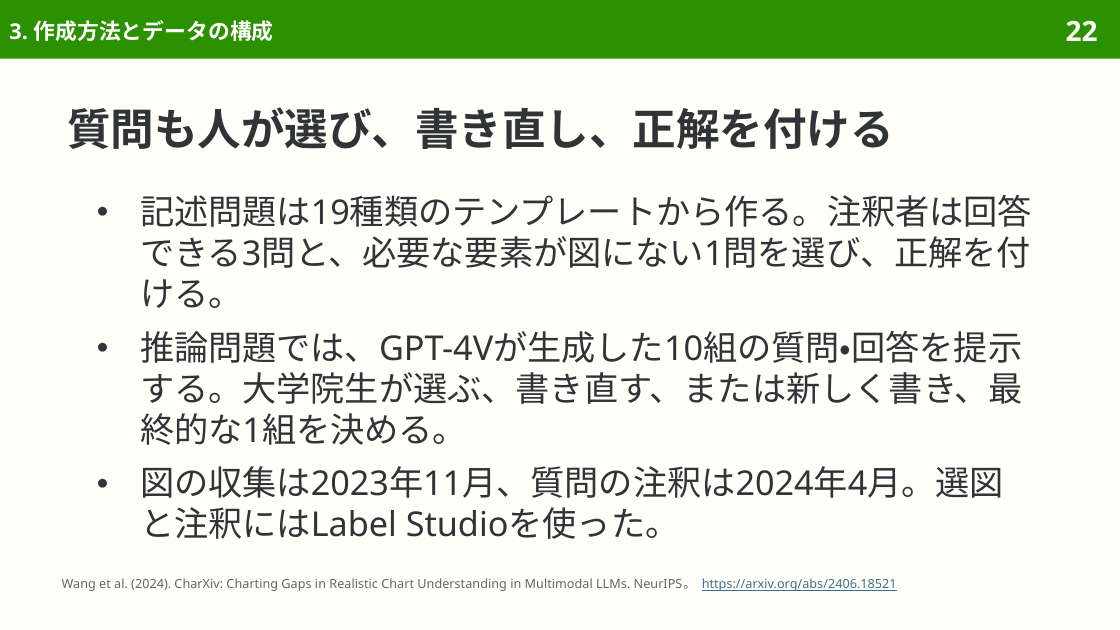
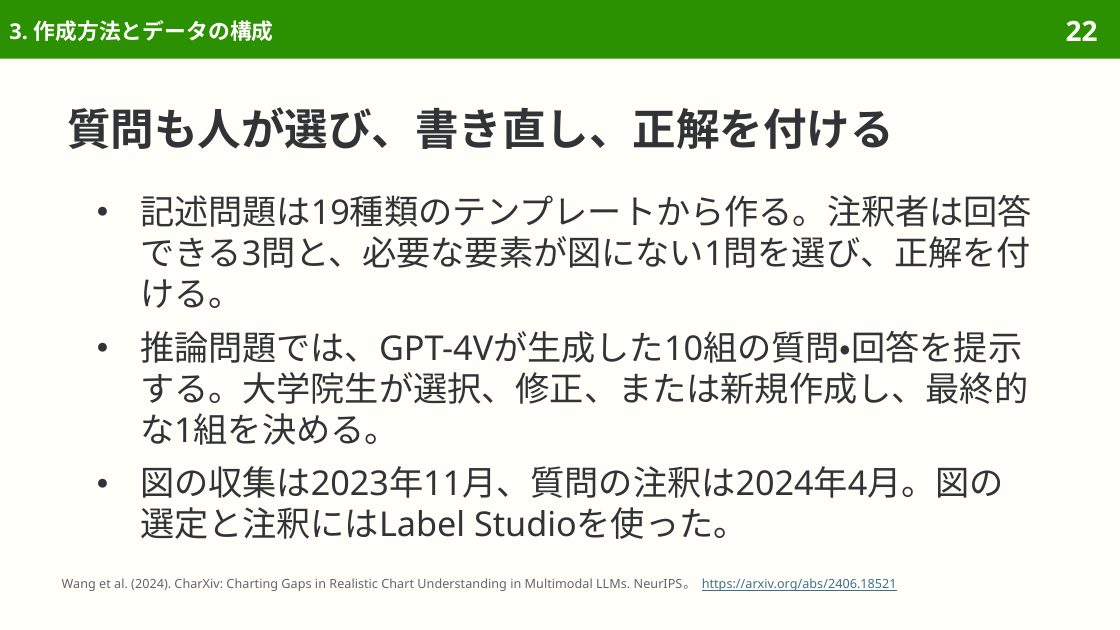
Before and after one commit to sasakiy84/datasets-in-10-minutes, a slide deck: slide 22 of slides/datasets-in-10-minutes-charxiv.pptx. Drawn at 1120x630 pixels with LibreOffice and Linux fonts; fonts in the diff are those of the drawing. Boxes give left, top, right and bottom in pixels: in the first picture for what was removed or moved away, otherwise in the second. Text is boxed around its words. In the diff, an @@ line names an element or a change of style, - is before the commit and + after.

```diff
--- a/slides/datasets-in-10-minutes-charxiv.pptx
+++ b/slides/datasets-in-10-minutes-charxiv.pptx
@@ text at (x1=140, y1=331, x2=1028, y2=539): text changed @@
-● 推論問題では、GPT-4Vが生成した10組の質問・回答を提示する。大学院生が選ぶ、書き直す、または新しく書き、最終的な1組を決める。
-● 図の収集は2023年11月、質問の注釈は2024年4月。選図と注釈にはLabel Studioを使った。
+● 推論問題では、GPT-4Vが生成した10組の質問・回答を提示する。大学院生が選択、修正、または新規作成し、最終的な1組を決める。
+● 図の収集は2023年11月、質問の注釈は2024年4月。図の選定と注釈にはLabel Studioを使った。
```
Also in this commit, not shown: 21 other slides changed, 7 other files.
